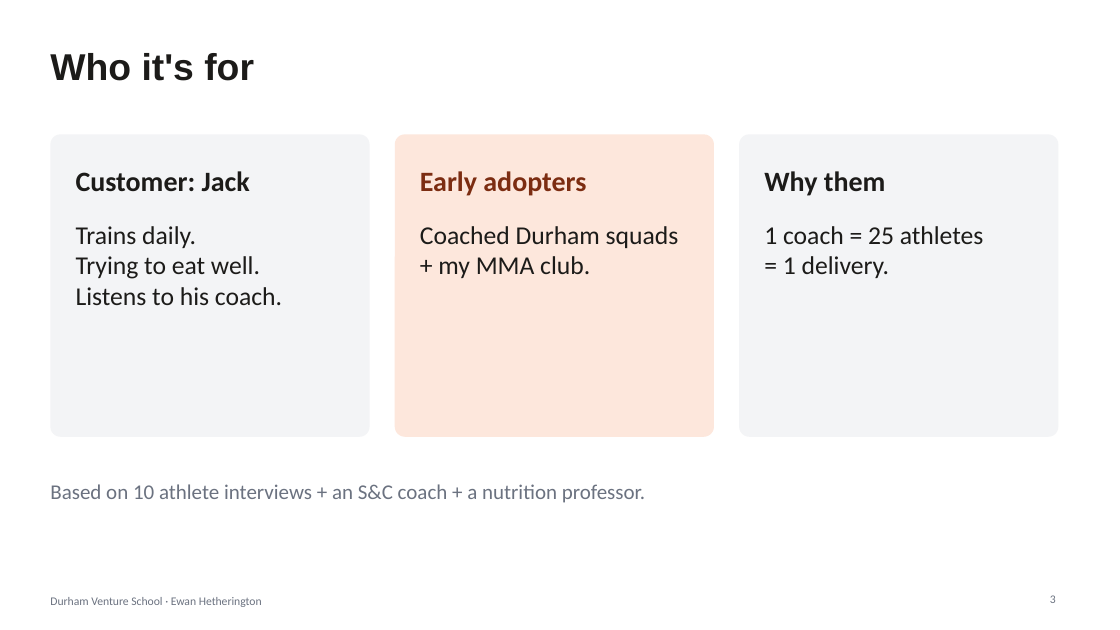
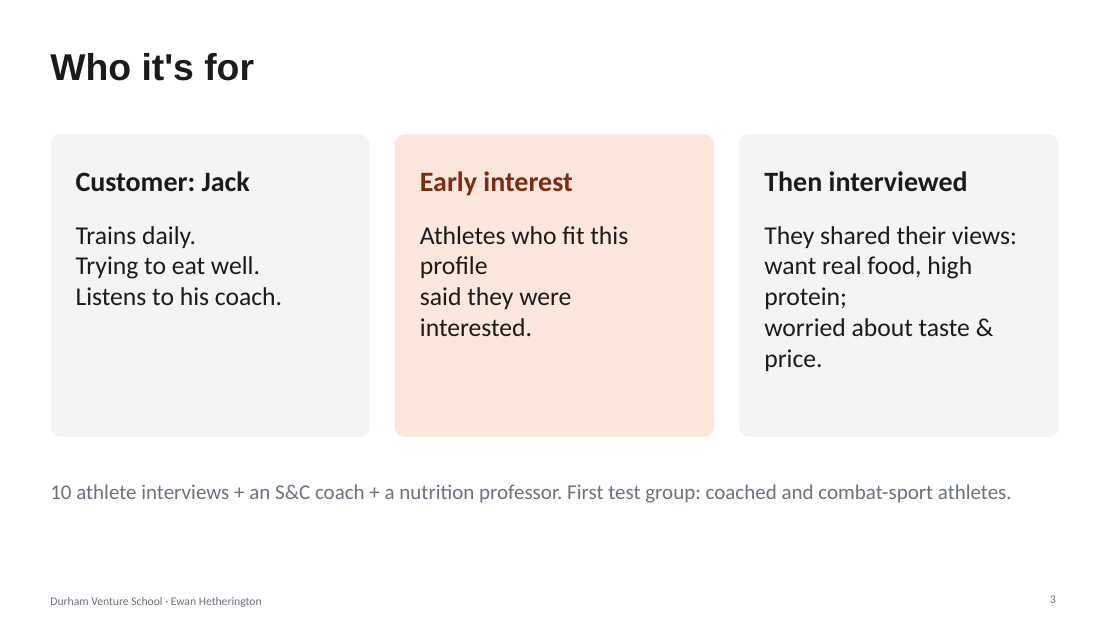
Before and after one commit to ewanh2005-alt/Ewan, a slide deck: slide 3 of 09-pitch/pitch-deck.pptx. Drawn at 1120x630 pixels with LibreOffice and Linux fonts; fonts in the diff are those of the drawing. Boxes give left, top, right and bottom in pixels: in the first picture for what was removed or moved away, otherwise in the second. Text is boxed around its words. In the diff, an @@ line names an element or a change of style, - is before the commit and + after.

```diff
--- a/09-pitch/pitch-deck.pptx
+++ b/09-pitch/pitch-deck.pptx
@@ text at bbox=[420, 171, 572, 196]: text changed @@
-Early adopters
+Early interest
@@ text at bbox=[764, 171, 968, 191]: text changed @@
-Why them
+Then interviewed
@@ text at bbox=[420, 226, 628, 336]: text changed @@
-Coached Durham squads
-+ my MMA club.
+Athletes who fit this profile
+said they were interested.
@@ text at bbox=[764, 226, 1017, 371]: text changed @@
-1 coach = 25 athletes
-= 1 delivery.
+They shared their views:
+want real food, high protein;
+worried about taste & price.
@@ text at bbox=[50, 484, 1012, 503]: text changed @@
-Based on 10 athlete interviews + an S&C coach + a nutrition professor.
+10 athlete interviews + an S&C coach + a nutrition professor. First test group: coached and combat-sport athletes.
```
Also in this commit, not shown: 3 other slides changed, 3 other files.
